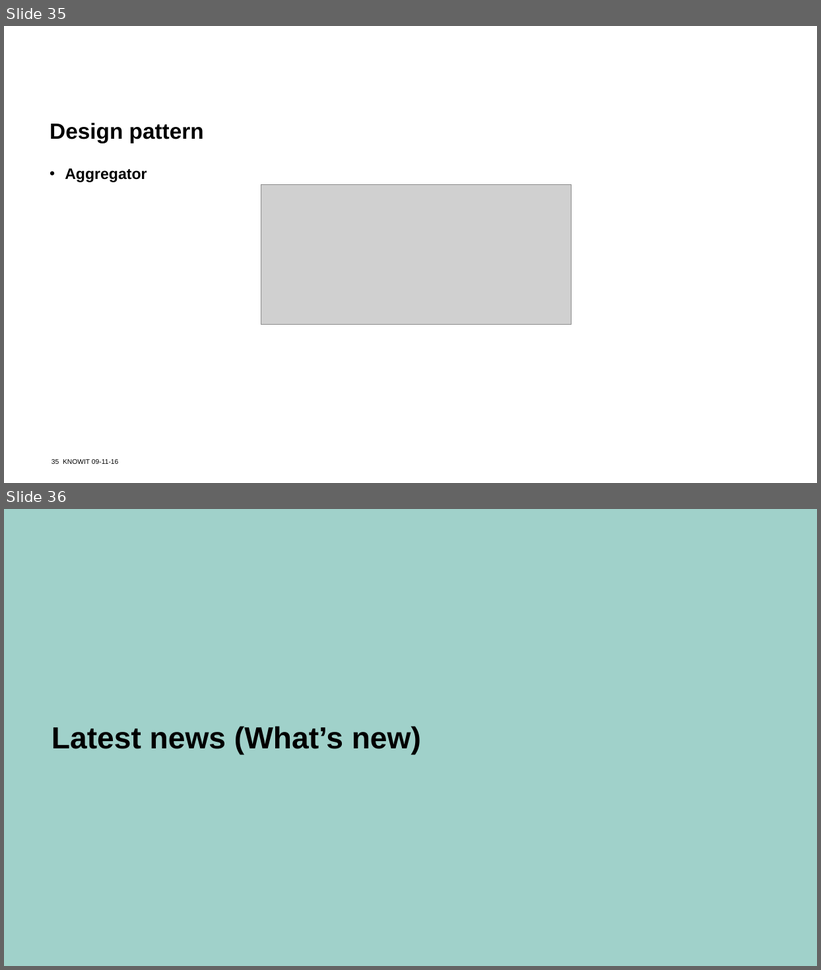
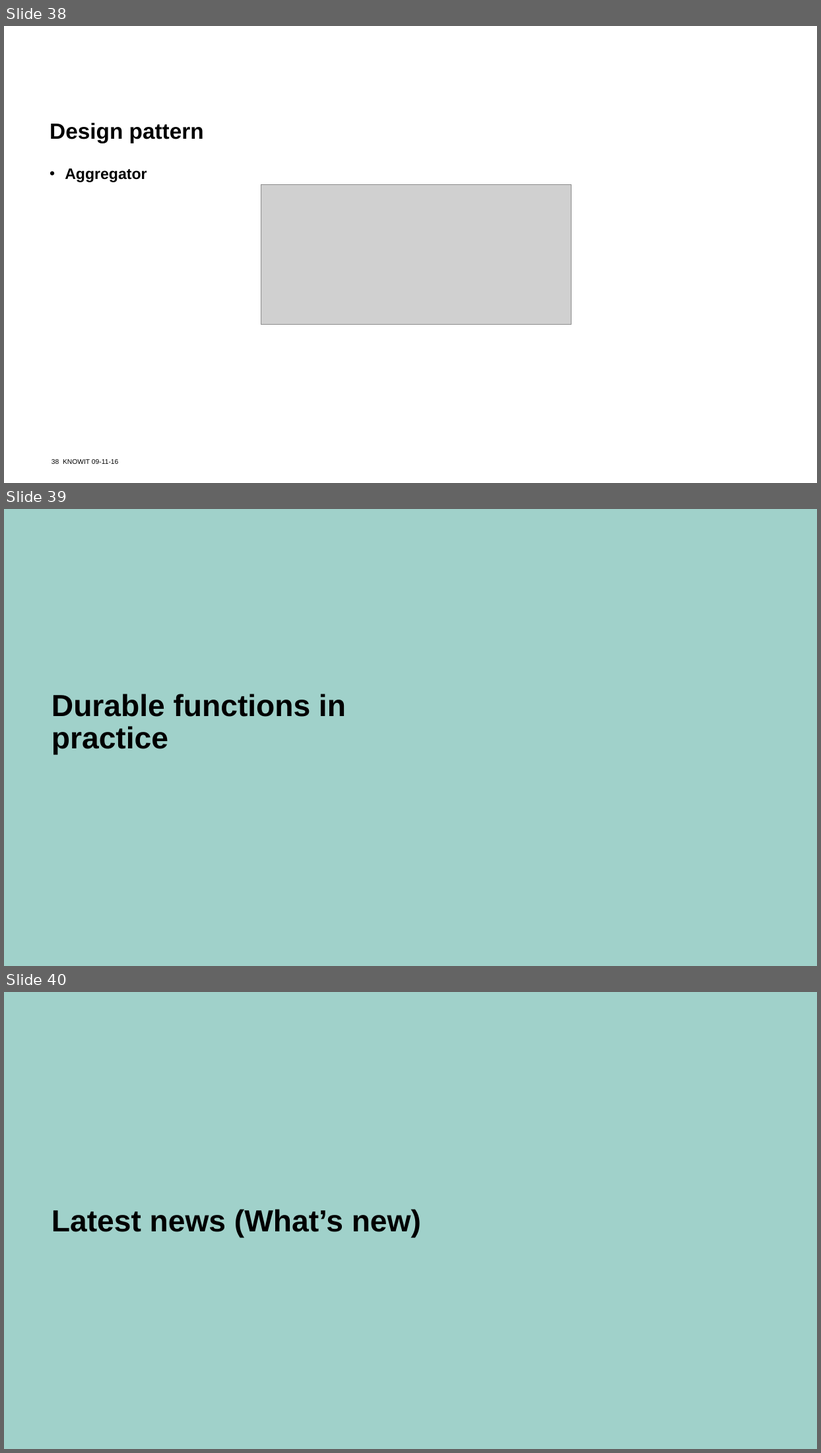
Before and after one commit to kkho/serverless-architecture-poc, a slide deck: Documents/Serverless-Architecture.pptx. Shown one above the other, each under a label of ours: slides 35 and 36 before the commit, slides 38, 39 and 40 after it. The pictures are 821x970 and 821x1453 pixels, drawn with LibreOffice and Linux fonts; fonts in the diff are those of the drawing; grey boxes stand for pictures; background and template pictures are left out. Boxes give left, top, right and bottom in pixels: in the first picture for what was removed or moved away, otherwise in the second. Text is boxed around its words. In the diff, an @@ line names an element or a change of style, - is before the commit and + after.

```diff
--- a/Documents/Serverless-Architecture.pptx
+++ b/Documents/Serverless-Architecture.pptx
@@ slide 39 added at [4,509,817,966], background #A0D1CA @@
@@ title added at [52,694,346,755], 36 pt, text #000000, bold @@
+Durable functions in practice
@@ what was slide 35 is now slide 38 @@
@@ what was slide 36 is now slide 40 @@
```
Also in this commit, not shown: 2 slides changed, 3 other slides added, 2 other files.
